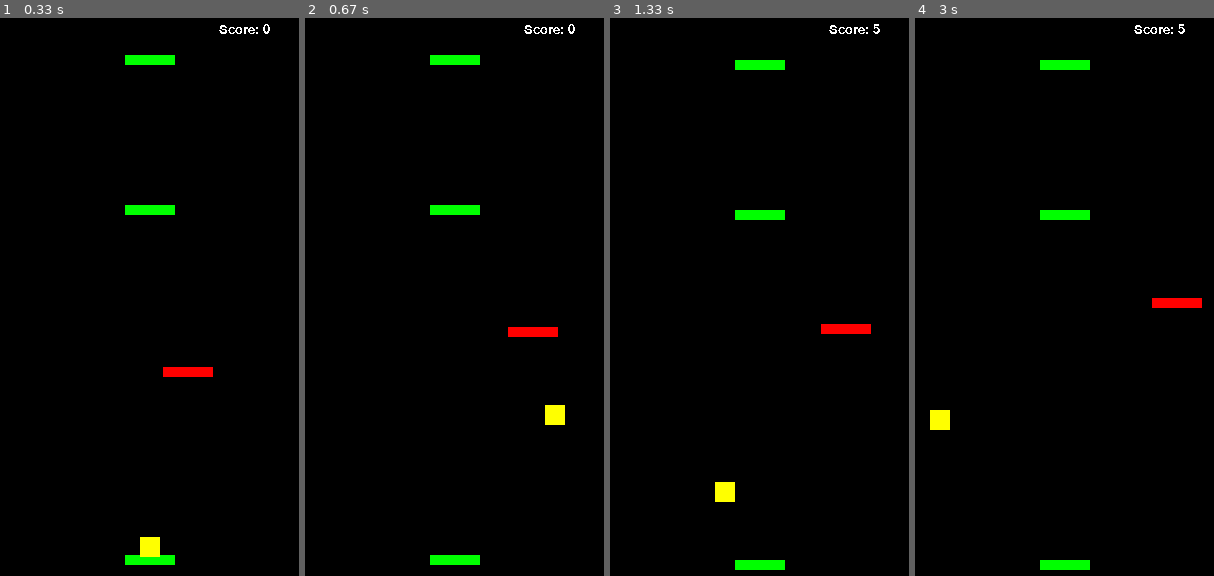
Above: before the commit, frames 1-4 (left to right).
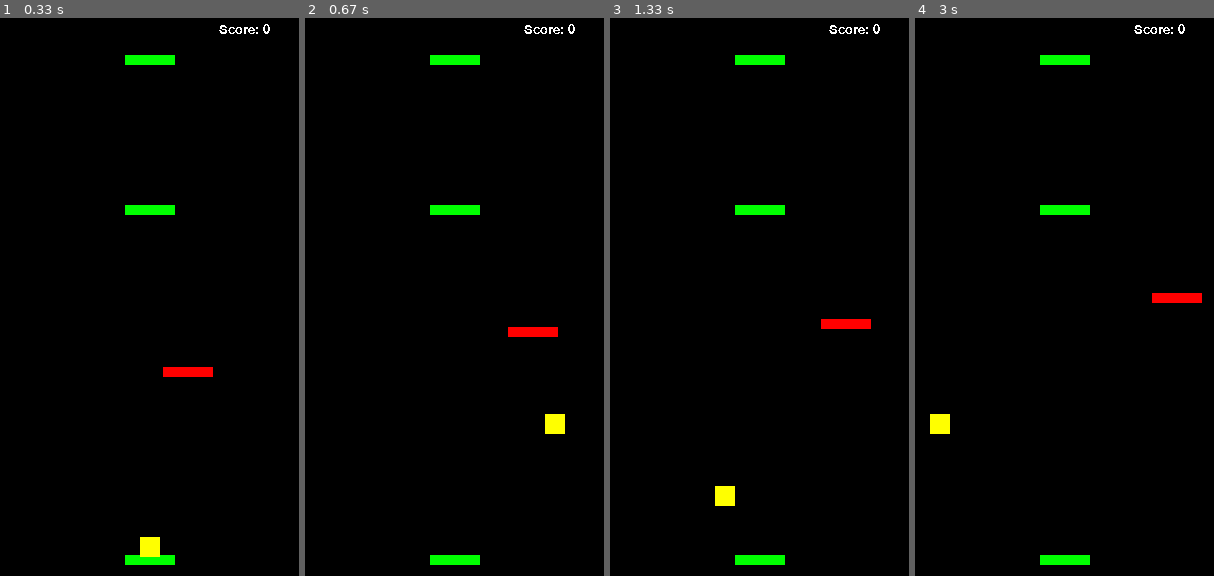
Above: after the commit, the same moments.

Repository: lolloz98/pygame_games
Game: pygame game, started from dodo_jump/main.py
Same seed, same stepped clock (60 frames per second), same inputs: the game is played once before the commit and once after it.
Inputs:
- Up to frame 1 (0.33 s): no input
- Up to frame 2 (0.67 s): hold D from 0.33 s (still down)
- Up to frame 3 (1.33 s): release D at 0.8 s; hold D 0.83-1.3 s
- Up to frame 4 (3 s): hold A 1.33-1.87 s; hold A 1.9-2.3 s; hold D 2.33-2.97 s

Frame 1 is identical in both runs. In frame 2, 0.2% of the frame differs, in the area x 80-87%, y 69-75%; in frame 3, 1.3%, in the area x 35-91%, y 1-99%; in frame 4, 1.3%.

Commit message:
DODO-JUMP Improve player movement

Diff:
--- a/dodo_jump/player.py
+++ b/dodo_jump/player.py
@@ -18,23 +18,35 @@
         self.group.add(self)
         self.curr_velocity_y = 0
         self.x_dir = Dir.NONE
+        self.last_y_move = 0
 
     def draw(self, screen):
         self.group.draw(screen)
 
     # v = v0 + gt
     def moveY(self, dt, collider_group, *, gravity=constants.gravity):
-        self.curr_velocity_y += gravity * dt
         hits = pygame.sprite.groupcollide(collider_group, self.group, False, False)
 
+        def moveDown():
+            self.curr_velocity_y += gravity * dt
+            self.last_y_move = self.curr_velocity_y * dt
+            self.rect.y += self.last_y_move
+        if not hits:
+            moveDown()
+            return
+
         # only one tile max in hits
-        if hits and self.curr_velocity_y >= 0:
+        if self.curr_velocity_y >= 0:
             for hit in hits:
-                if hit.rect.midtop[1] >= self.rect.center[1]:
+                # in previous position the object has to be under the player
+                if hit.rect.midbottom[1] >= self.rect.midbottom[1] - self.last_y_move:
                     self.rect.midbottom = (self.rect.midbottom[0], hit.rect.y)
                     self.curr_velocity_y = -constants.jump_force
+                    self.last_y_move = 0
                     hit.effect.applyEffectToPlayer(self)
-        self.rect.y += self.curr_velocity_y * dt
+                    return
+
+        moveDown()
 
     def changeInDir(self, dir, pygameEvent):
         if pygameEvent == pygame.KEYDOWN:
